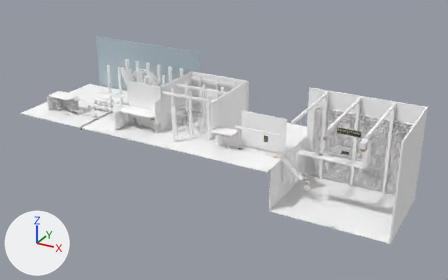
What one commit did to the glTF model game/undelivered/assets/set.glb.
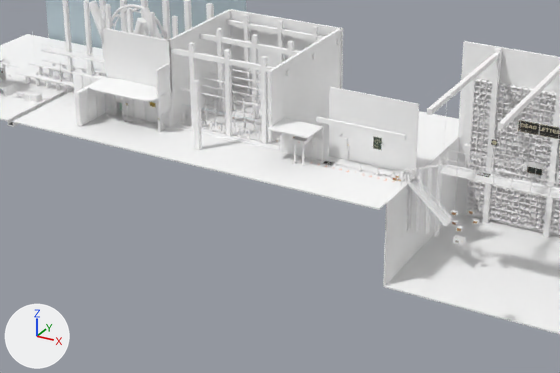
There are two pictures of each version: one whole from a camera (50 mm lens) standing at (64.8, -66.6, 34.3) and looking at (26.2, 3.6, -0.8), one close up on the part from 17% to 80% of the width and 24% to 91% of the height. The lights are fixed; the arrows at lower left show +X, +Y and +Z. The first two pictures are the older version. Vertices at exactly the same position are counted once.

Names of what the first close-up shows: 'Bulkhead', 'FarWall', 'Floor', 'HallMachinery', 'PigeonLetters', 'Pigeonholes', 'PitHall', 'RackPlinths', 'RechargeHall', 'ScanCorridor', 'SortingFloor', 'SortingWall' and 32 more.
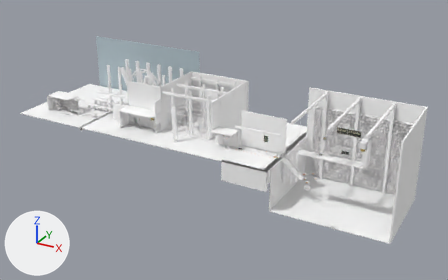
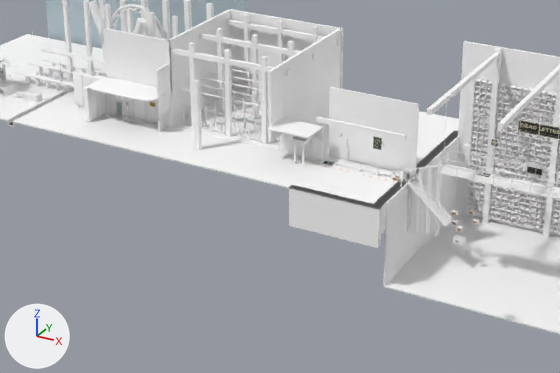
Changed parts and their boxes [x1, y1, x2, y2] in the close-ups (560 x 373 px):
'Bulkhead', reshaped (7% shorter): before [73, 72, 111, 126]; after [73, 72, 111, 122]
part 1 of me_bulkhead, deleted: before [75, 89, 89, 126]
part 2 of me_sortingfloor, added: after [375, 131, 458, 234]
part 3 of me_sortingfloor, added: after [289, 185, 382, 248]

Diff of the bpy script that builds the scene:
```diff
--- a/game/undelivered/assets/set.glb.py
+++ b/game/undelivered/assets/set.glb.py
@@ me_bulkhead @@
 # used by ob_bulkhead; location = (0.0, 0.0, 0.0)
-me_bulkhead.from_pydata(...)  # 3416 vertices, 6804 faces; spans x 9.11..12.44, y -2.49..0.93, z -0.01..2.61
+me_bulkhead.from_pydata(...)  # 2928 vertices, 5832 faces; spans x 9.11..12.44, y -1.49..0.93, z 0.0..2.6
+# me_bulkhead part 1: the loose piece of 488 vertices spanning x 11.69..12.11, y -2.49..-1.51, z 0.0..2.61 is deleted
+# other edits to the shape of me_bulkhead do not show in these pictures
 me_bulkhead.materials.append(mat_wallpanel)
@@ me_sortingfloor @@
 # used by ob_sortingfloor; location = (0.0, 0.0, 0.0)
-me_sortingfloor.from_pydata(...)  # 32 vertices, 60 faces; spans x 30.0..36.5, y -4.0..12.0, z -6.0..0.0
+me_sortingfloor.from_pydata(...)  # 46 vertices, 84 faces; spans x 30.0..36.5, y -4.0..12.0, z -6.0..0.0
+# me_sortingfloor part 2: a new loose piece, a box spanning x 35.8..36.4, y -3.8..9.8, z -2.0..0.0, in mat_concrete (white #ffffff)
+# me_sortingfloor part 3: 6 vertices added at x 30.0..36.4, y -4.0..-3.6, z -2.8..0.0
 me_sortingfloor.materials.append(mat_concrete)
```
